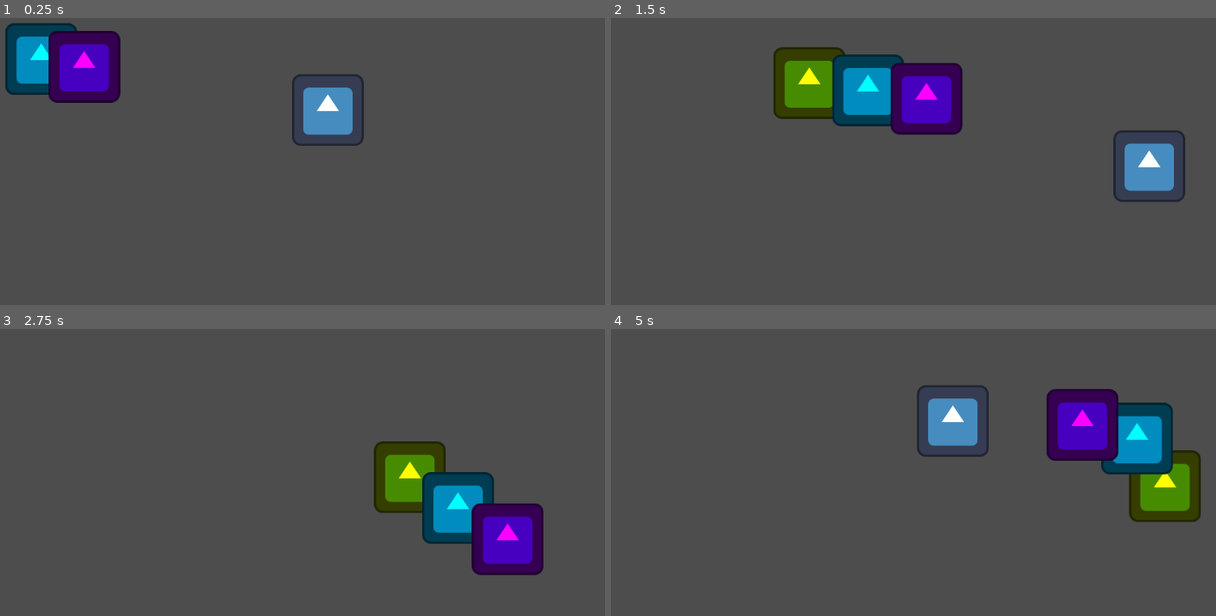
Above: before the commit, frames 1-4 (two rows, left to right).
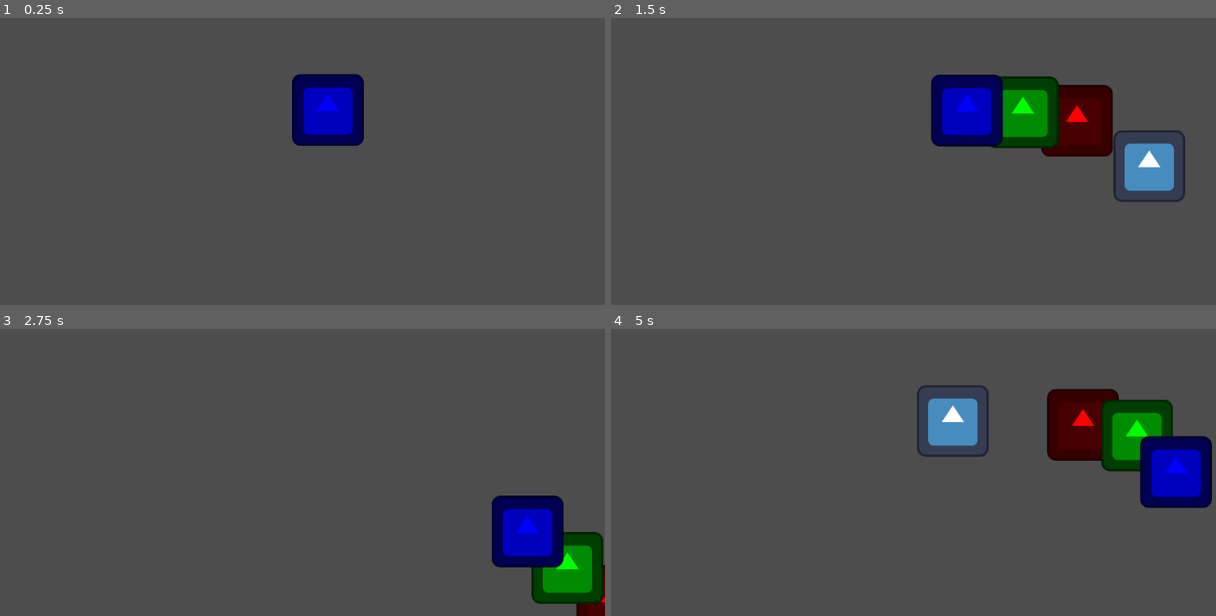
Above: after the commit, the same moments.

Repository: EmmaSchmucker/Chaos-Jam-AM-1
Game: Godot game, scene res://WalkingScenes/IslandFox.tscn
Same seed, same stepped clock (60 frames per second), same inputs: the game is played once before the commit and once after it. The engine's default icon, where the game draws it, is replaced by a stand-in: a white triangle on a blue panel in a dark square.
Inputs:
- Up to frame 1 (0.25 s): no input
- Up to frame 2 (1.5 s): hold D (right) 0.53-1.28 s; hold S (down) from 1.28 s (still down)
- Up to frame 3 (2.75 s): release S (down) at 2.03 s; hold D (right) from 2.03 s (still down)
- Up to frame 4 (5 s): release D (right) at 2.78 s; hold W (up) 2.78-3.53 s; hold A (left) from 3.53 s (still down)

The runs differ from the first frame. In frame 1, 7.8% of the frame differs, in the area x 0-61%, y 1-45%; in frame 2, 14%, in the area x 26-84%, y 10-49%; in frame 3, 11%; in frame 4, 8.5%.

Commit message:
The player now generates party
This should reduce the amount of time that people will spend setting up each world

Diff:
--- a/the-floating-forest/WalkingScenes/Follower.gd
+++ b/the-floating-forest/WalkingScenes/Follower.gd
@@ -10,13 +10,13 @@
 @export var Target: CharacterBody2D # Keeps the followers in line.
 
 func _ready() -> void:
-	#match animal_string: # match my beloved
-		#animal_string == "Rabbit":
-			#animal_string = "Rabbit"
-		#animal_string == "Frog":
-			#animal_string = "Frog"
-		#animal_string == "Bird":
-			#animal_string = "Bird"
+	match animal_string: # match my beloved
+		"Rabbit":
+			modulate = Color(1, 0, 0)
+		"Frog":
+			modulate = Color(0, 1, 0)
+		"Bird":
+			modulate = Color(0, 0, 1)
 
 	if animal_string != "Not set": # Just because the animations are not done yet
 		if velocity != Vector2.ZERO:
--- a/the-floating-forest/WalkingScenes/Fox.gd
+++ b/the-floating-forest/WalkingScenes/Fox.gd
@@ -1,7 +1,27 @@
 extends CharacterBody2D
+
+var follower_scene = preload("res://WalkingScenes/Follower.tscn")
 
 const SPEED = 30000
 @onready var Sprite = $AnimatedSprite2D
+
+func _ready() -> void:
+	var party = GlobalVariables.GetParty()
+	#print(party.Bird.Name)
+
+	var previous_follower = self
+	for follower in party:
+		print(follower)
+		if follower == "Fox":
+			continue
+
+		var new_follower = follower_scene.instantiate()
+		new_follower.position = position
+		new_follower.animal_string = follower
+		new_follower.Target = previous_follower
+		owner.add_child.call_deferred(new_follower)
+
+		previous_follower = new_follower
 
 func _physics_process(delta: float) -> void:
 	var direction = Input.get_vector("left", "right", "up", "down") # Since this has a limit of 1, movement is already normalized!
--- a/the-floating-forest/WalkingScenes/IslandFox.tscn
+++ b/the-floating-forest/WalkingScenes/IslandFox.tscn
@@ -1,6 +1,5 @@
-[gd_scene load_steps=4 format=3 uid="uid://byqwed8jkemeo"]
+[gd_scene load_steps=3 format=3 uid="uid://byqwed8jkemeo"]
 
-[ext_resource type="PackedScene" uid="uid://dpnehpjvm3kom" path="res://WalkingScenes/Follower.tscn" id="1_6e6wb"]
 [ext_resource type="PackedScene" uid="uid://dhljbxps2adlj" path="res://WalkingScenes/Fox.tscn" id="2_k7i4b"]
 
 [sub_resource type="NavigationPolygon" id="NavigationPolygon_t7r8u"]
@@ -13,20 +12,5 @@
 [node name="NavigationRegion2D" type="NavigationRegion2D" parent="."]
 navigation_polygon = SubResource("NavigationPolygon_t7r8u")
 
-[node name="Follower3" parent="." node_paths=PackedStringArray("Target") instance=ExtResource("1_6e6wb")]
-modulate = Color(1, 1, 0, 1)
-position = Vector2(147, 209)
-Target = NodePath("../Follower2")
-
-[node name="Follower2" parent="." node_paths=PackedStringArray("Target") instance=ExtResource("1_6e6wb")]
-modulate = Color(0, 1, 1, 1)
-position = Vector2(147, 209)
-Target = NodePath("../Follower")
-
-[node name="Follower" parent="." node_paths=PackedStringArray("Target") instance=ExtResource("1_6e6wb")]
-modulate = Color(1, 0, 1, 1)
-position = Vector2(147, 209)
-Target = NodePath("../Fox")
-
 [node name="Fox" parent="." instance=ExtResource("2_k7i4b")]
 position = Vector2(658, 300)
